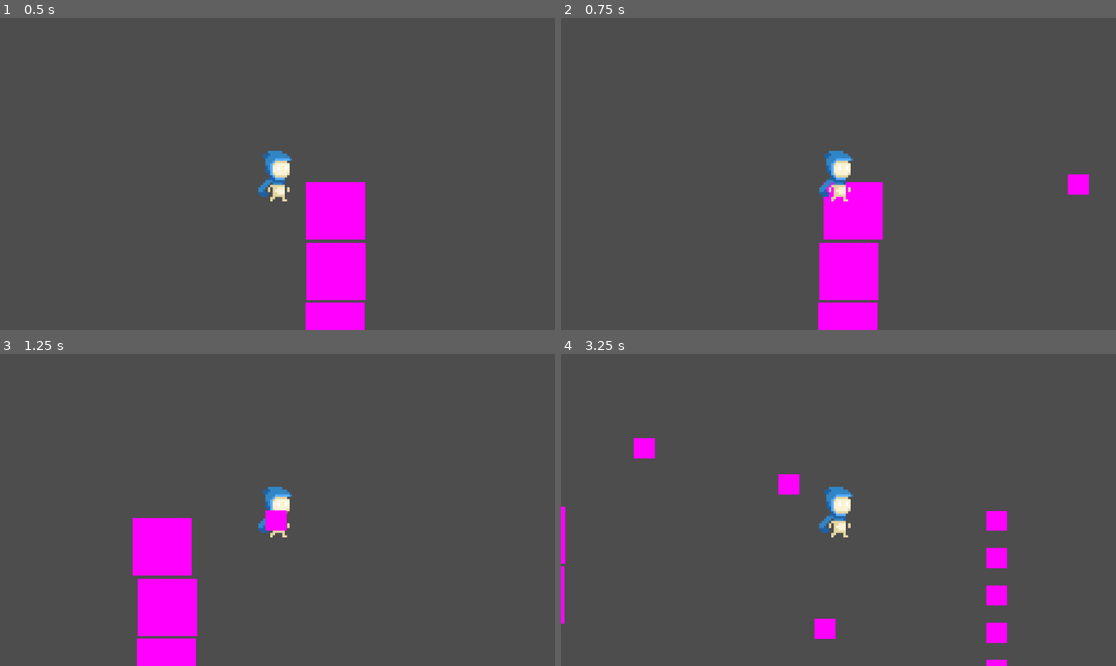
Above: before the commit, frames 1-4 (two rows, left to right).
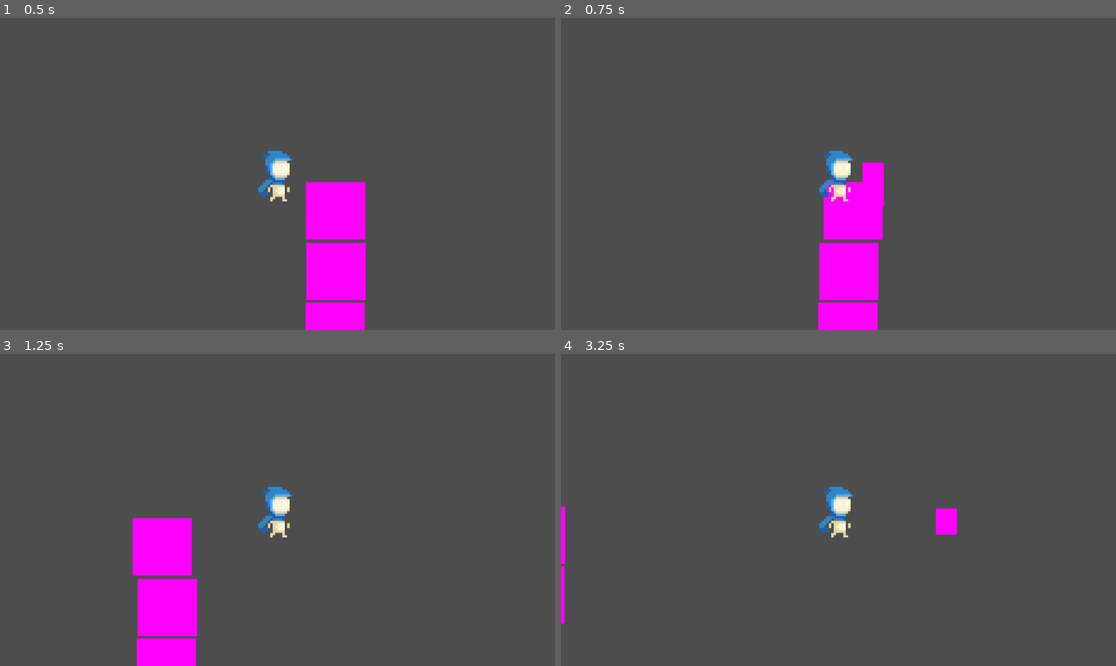
Above: after the commit, the same moments.

Repository: MD-Hamza/ClusterFall
Game: Godot game, scene res://States/PlayState.tscn
Same seed, same stepped clock (60 frames per second), same inputs: the game is played once before the commit and once after it. This scene is started directly instead of the project's main scene.
Inputs (mouse positions are in pixels of both pictures, inside the frame that each line leads up to):
- Up to frame 1 (0.5 s): no input
- Up to frame 2 (0.75 s): tap Enter at 0.5 s; move the mouse to (960, 158) at 0.52 s; hold D (ui_right) from 0.53 s (still down); click (960, 158) at 0.6 s
- Up to frame 3 (1.25 s): keep holding D (ui_right)
- Up to frame 4 (3.25 s): move the mouse to (727, 525) at 1.27 s; release D (ui_right) at 1.28 s; hold S (ui_down) 1.28-2.03 s; click (727, 525) at 1.35 s; move the mouse to (894, 441) at 2.02 s; hold D (ui_right) 2.03-2.78 s; click (894, 441) at 2.1 s; move the mouse to (810, 572) at 2.77 s; hold W (ui_up) from 2.78 s (still down); click (810, 572) at 2.85 s

Frame 1 is identical in both runs. In frame 2, 0.5% of the frame differs, in the area x 54-96%, y 46-61%; in frame 3, 0.3%; in frame 4, 2.2%, in the area x 13-81%, y 26-100%.

Commit message:
state tracking for projectiles

Diff:
--- a/Projectile/ProjectileSpawner.gd
+++ b/Projectile/ProjectileSpawner.gd
@@ -4,64 +4,35 @@
 @export var tween_time: float = 0.5
 
 var projectile_scene: PackedScene = preload("res://Projectile/projectile.tscn")
+
 var projectiles: Array = []
+var starting: Array = []
 var targets: Array = []
 
-var final_pos
-var start_pos
-
-var prevPlayerPosition: Vector2
 var shooting = false
 var timer = 0;
 
 func _process(delta):
-	if (shooting):
-		timer += delta
-		for i in range(len(projectiles)):
-			var p = projectiles[i];
-			p.position += (targets[i] - start_pos)
-		if (timer >= tween_time):
-			shooting = false
-
-	var player = get_tree().get_nodes_in_group("Player")[0]
-	if (!projectiles.is_empty()):
-		for p in projectiles:
-			var playerdelta = player.position - prevPlayerPosition;
-			#p.position += playerdelta;
+	projectiles = projectiles.filter(func(x): return x != null)
 
 	if Input.is_action_just_pressed("shoot"):
-		spawn_projectiles(player.position);
+		spawn_projectiles();
 
 	if Input.is_action_just_released("shoot"):
-		final_pos = player.position + Vector2(250, 0);
 		for p in projectiles:
-			if p and p.is_inside_tree():
-				var tween := create_tween()
-				tween.tween_property(p, "position", final_pos, 0.5).set_trans(Tween.TRANS_SINE).set_ease(Tween.EASE_OUT)
+			p.converge(Vector2(250, 0))
 
-		shooting = false
-		projectiles.clear()
-		targets.clear()
-
-	prevPlayerPosition = player.position;
-
-func spawn_projectiles(player: Vector2):
+func spawn_projectiles():
 	var num_projectiles = 5
 	var middle_index = num_projectiles / 2
 
 	for i in range(num_projectiles):
+		# Target vertical offset relative to middle projectile
+		var y_offset = (i - middle_index) * spacing
+		var target_pos = Vector2(150, y_offset);
+
 		var projectile = projectile_scene.instantiate()
+		projectile.set_trajectory(Vector2.ZERO, target_pos, get_tree().get_nodes_in_group("Player")[0])
+
 		add_child(projectile)
 		projectiles.append(projectile);
-
-		# Start all projectiles at the middle projectile position
-		start_pos = player
-		projectile.position = start_pos
-
-		# Target vertical offset relative to middle projectile
-		var y_offset = (i - middle_index) * spacing
-		var target_pos = Vector2(150, y_offset) + player;
-
-		shooting = true;
-		timer = 0
-		targets.append(target_pos)
--- a/Projectile/projectile.gd
+++ b/Projectile/projectile.gd
@@ -1,11 +1,39 @@
 extends Area2D
 
+enum State { EXPAND, WAITING, CONTRACT, DESTROY }
+var current;
 
+var start_pos;
+var end_pos;
+
+var timer = 0;
+var shot_time = 0.4;
+
+var player;
 # Called when the node enters the scene tree for the first time.
 func _ready():
-	pass # Replace with function body.
+	current = State.EXPAND;
 
+func set_trajectory(start, end, player):
+	start_pos = start;
+	end_pos = end;
+	position = start_pos + player.position;
+	self.player = player;
+
+func converge(end):
+	current = State.CONTRACT
+	start_pos = position - player.position
+	end_pos = end
+	timer = 0
 
 # Called every frame. 'delta' is the elapsed time since the previous frame.
 func _process(delta):
-	pass
+	if (current == State.EXPAND or current == State.CONTRACT):
+		timer += delta;
+		position = lerp(start_pos, end_pos, timer / shot_time) + player.position;
+		if (timer >= shot_time):
+			current = State.WAITING if current == State.EXPAND else State.DESTROY
+	elif (current == State.WAITING):
+		position = end_pos + player.position;
+	else:
+		queue_free()
